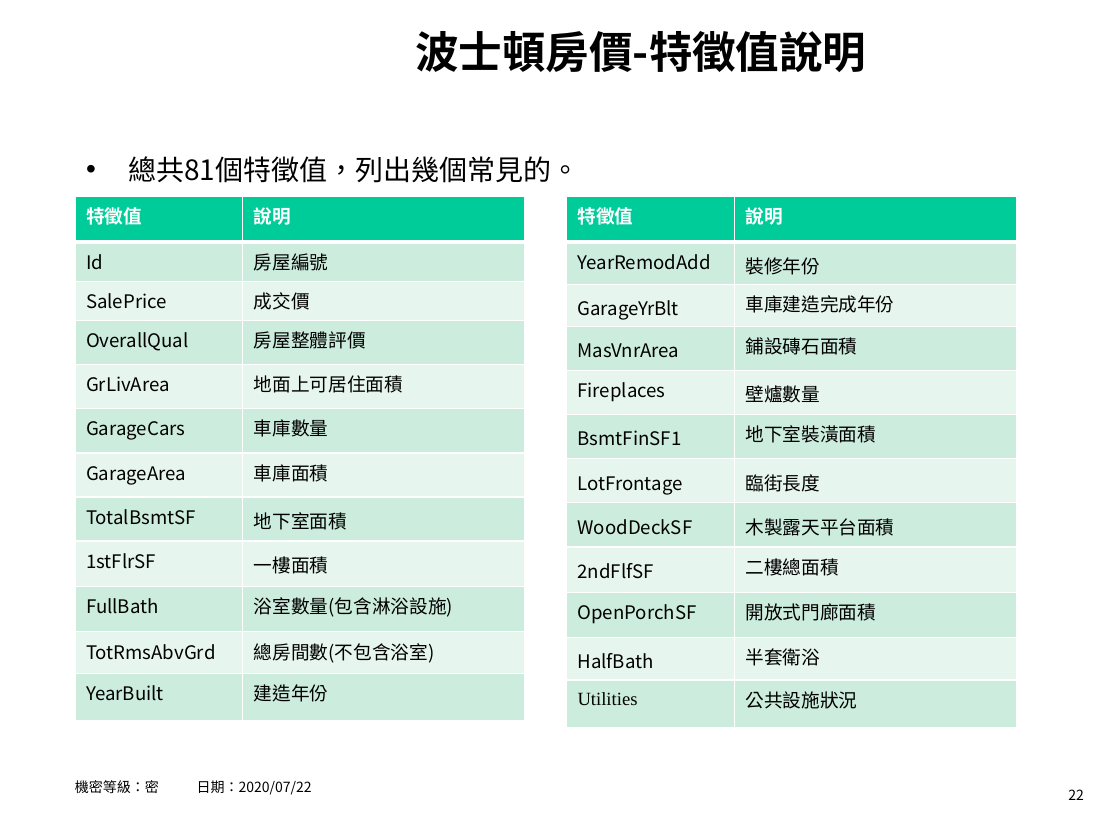
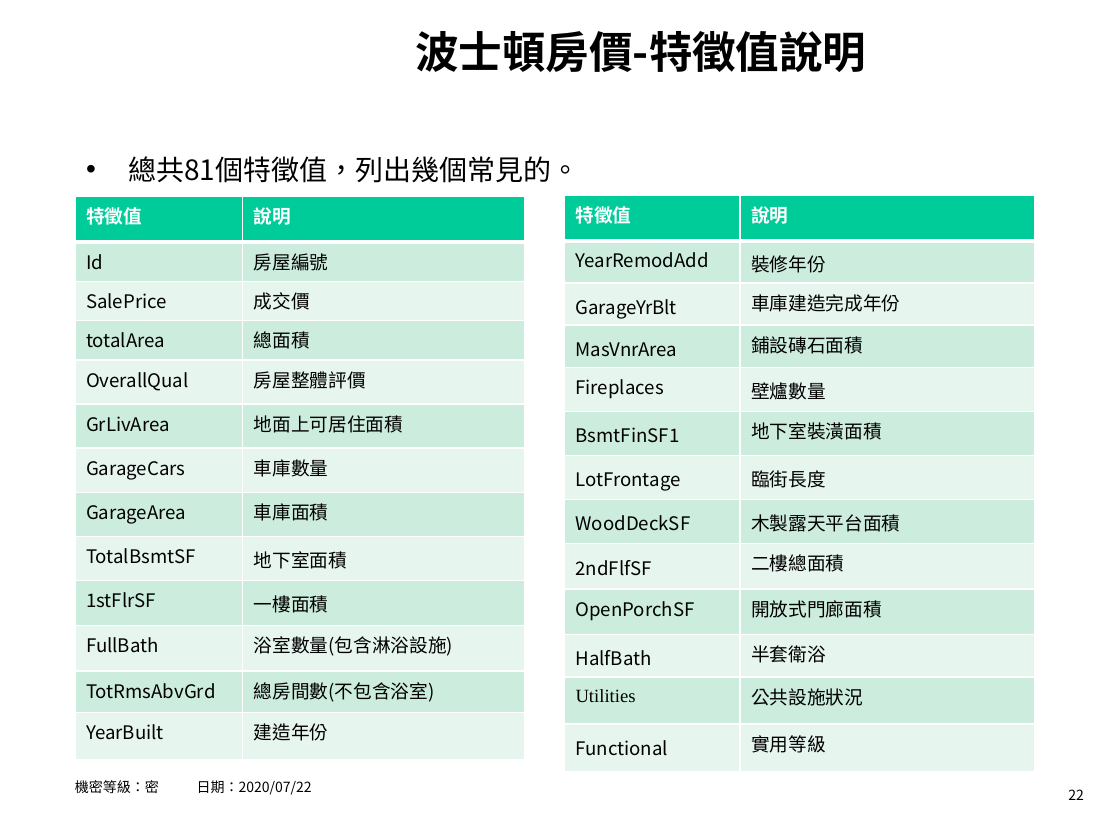
Before and after one commit to hrne/FINAL_REPORT, a slide deck: slide 22 of AI_Report/AI應用-不動產價格預測.pptx. Drawn at 1120x840 pixels with LibreOffice and Linux fonts; fonts in the diff are those of the drawing; background and template pictures are left out. Boxes give left, top, right and bottom in pixels: in the first picture for what was removed or moved away, otherwise in the second. Text is boxed around its words. In the diff, an @@ line names an element or a change of style, - is before the commit and + after.

```diff
--- a/AI_Report/AI應用-不動產價格預測.pptx
+++ b/AI_Report/AI應用-不動產價格預測.pptx
@@ table at (x1=75, y1=197, x2=525, y2=760) @@
+row 4: totalArea | 總面積
@@ table at (x1=564, y1=195, x2=1035, y2=762) @@
+row 13: Functional | 實用等級
@@ table resized from (x1=567, y1=197, x2=1017, y2=721) to (x1=564, y1=195, x2=1035, y2=762) @@
```
Also in this commit, not shown: 13 other slides changed.
